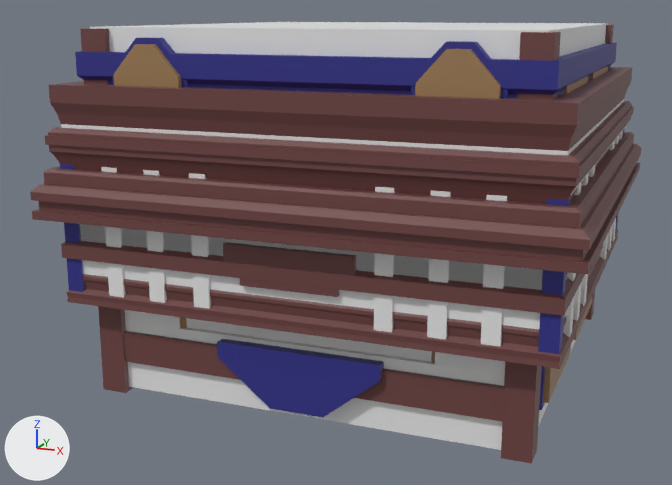
The Blender file BlendFiles/misc.blend, before and after one commit.
Before and after are seen from a 50 mm camera at (1.41, -4.08, 0.82) aimed at (-0.16, -0.12, -0.24). The lights are fixed; the arrows at lower left show +X, +Y and +Z.

In view in the first picture: 'floor9.0', 'floor9.1', 'floor9.1Decor', 'floor9.2', 'floor9.2Decor', 'floor9.3', 'floor9.3Decor', 'floor9.4'.
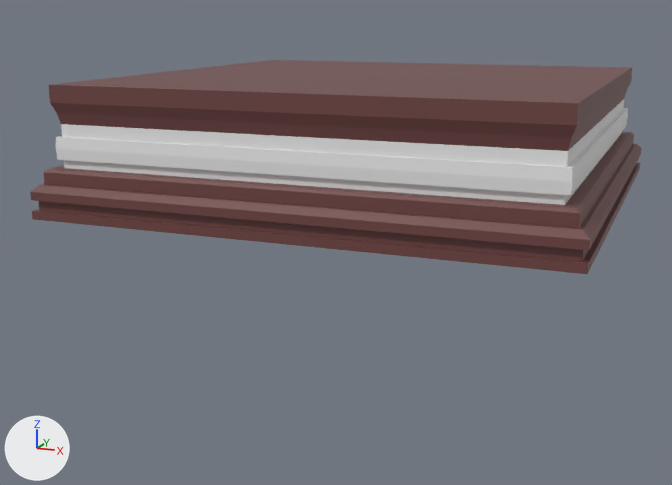
Location of each change, (x1, y1, x2, y2) in pixels of the pictures (672 x 485 px):
'floor9.2', hidden (brown): before (45, 101, 634, 369)
'floor9.3', hidden: before (90, 22, 608, 450)
'floor9.3Decor', hidden: before (80, 25, 614, 464)
'floor9.1', hidden (blue): before (75, 43, 617, 362)
'floor9.2Decor', hidden: before (60, 129, 625, 354)
'floor9.4', hidden (brown): before (61, 224, 585, 316)
'floor9.1Decor', hidden: before (141, 323, 484, 383)
'floor9.0Decor', unchanged, uncovered by the edit: before (571, 126, 626, 195); after (56, 108, 628, 195)

The change, as a diff of the scene's bpy script:
```diff
--- a/BlendFiles/misc.blend.py
+++ b/BlendFiles/misc.blend.py
@@ ob_floor9_1 @@
 _m = ob_floor9_1.modifiers.new('Decimate', 'DECIMATE')
 _m.decimate_type = 'DISSOLVE'
+ob_floor9_1.hide_set(True)
@@ ob_floor9_1decor @@
 _m = ob_floor9_1decor.modifiers.new('Decimate', 'DECIMATE')
 _m.decimate_type = 'DISSOLVE'
+ob_floor9_1decor.hide_set(True)
@@ ob_floor9_2 @@
 _m = ob_floor9_2.modifiers.new('Decimate', 'DECIMATE')
 _m.decimate_type = 'DISSOLVE'
+ob_floor9_2.hide_set(True)
@@ ob_floor9_2decor @@
 _m = ob_floor9_2decor.modifiers.new('Decimate', 'DECIMATE')
 _m.decimate_type = 'DISSOLVE'
+ob_floor9_2decor.hide_set(True)
@@ ob_floor9_3 @@
 _m = ob_floor9_3.modifiers.new('Decimate', 'DECIMATE')
 _m.decimate_type = 'DISSOLVE'
+ob_floor9_3.hide_set(True)
@@ ob_floor9_3decor @@
 _m = ob_floor9_3decor.modifiers.new('Decimate', 'DECIMATE')
 _m.decimate_type = 'DISSOLVE'
+ob_floor9_3decor.hide_set(True)
@@ ob_floor9_4 @@
 _m = ob_floor9_4.modifiers.new('Decimate', 'DECIMATE')
 _m.decimate_type = 'DISSOLVE'
+ob_floor9_4.hide_set(True)
```
